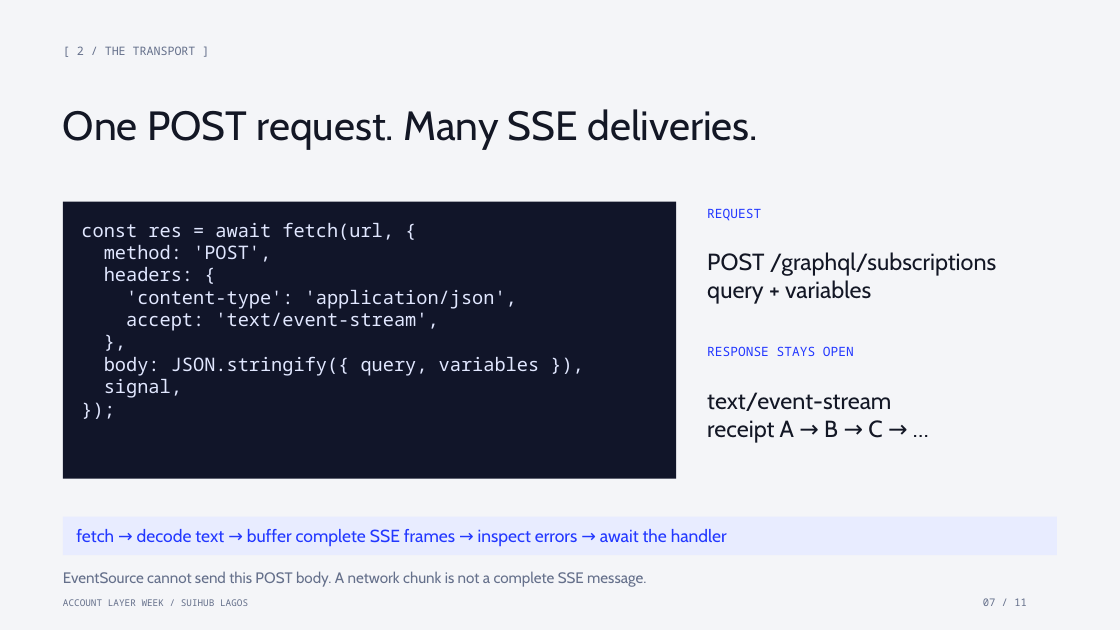
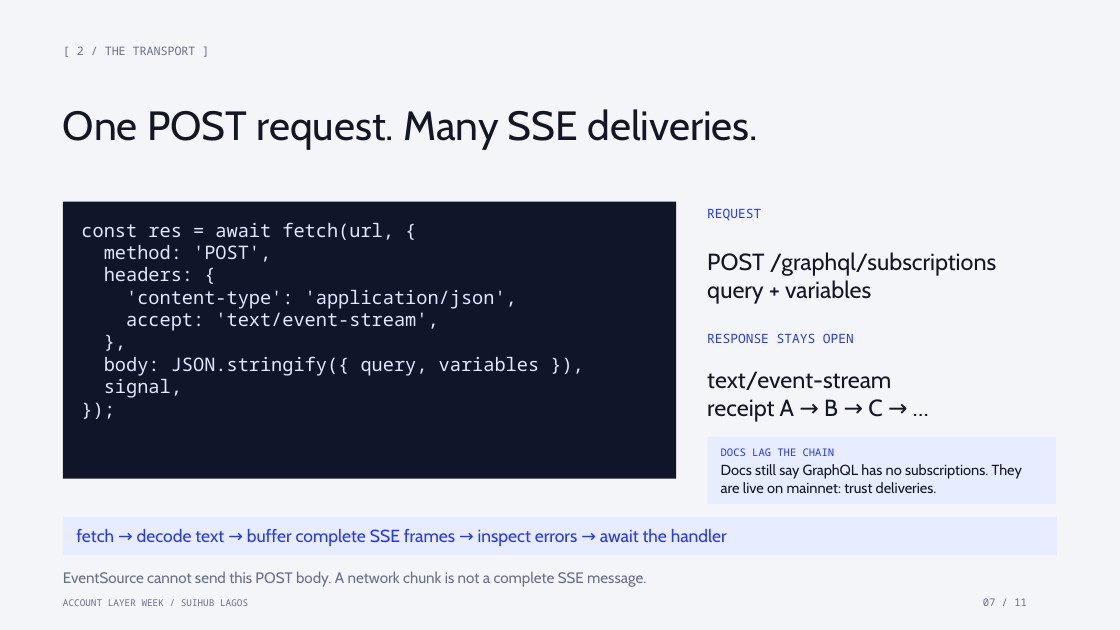
Before and after one commit to Nuel-osas/day3-till, a slide deck: slide 7 of teaching/Day3_Real_Time_Sui.pptx. Drawn at 1120x630 pixels with LibreOffice and Linux fonts; fonts in the diff are those of the drawing. Boxes give left, top, right and bottom in pixels: in the first picture for what was removed or moved away, otherwise in the second. Text is boxed around its words. In the diff, an @@ line names an element or a change of style, - is before the commit and + after.

```diff
--- a/teaching/Day3_Real_Time_Sui.pptx
+++ b/teaching/Day3_Real_Time_Sui.pptx
@@ text "RESPONSE STAYS OPEN": place and size @@
-text "RESPONSE STAYS OPEN" at bbox=[707, 346, 854, 356]
+text "RESPONSE STAYS OPEN" at bbox=[707, 333, 854, 343]
@@ text "text/event-stream": place and size @@
-text "text/event-stream" at bbox=[707, 392, 891, 443]
+text "text/event-stream" at bbox=[707, 371, 891, 422]
@@ rectangle added at bbox=[707, 437, 1056, 504], fill #E8ECFF @@
@@ text added at bbox=[721, 448, 835, 456], 9 pt, text #2338FF @@
+DOCS LAG THE CHAIN
@@ text added at bbox=[721, 464, 1022, 493], 12.5 pt, text #131725 @@
+Docs still say GraphQL has no subscriptions. They are live on mainnet: trust deliveries.
```
Also in this commit, not shown: 6 other slides changed, 5 other files.
